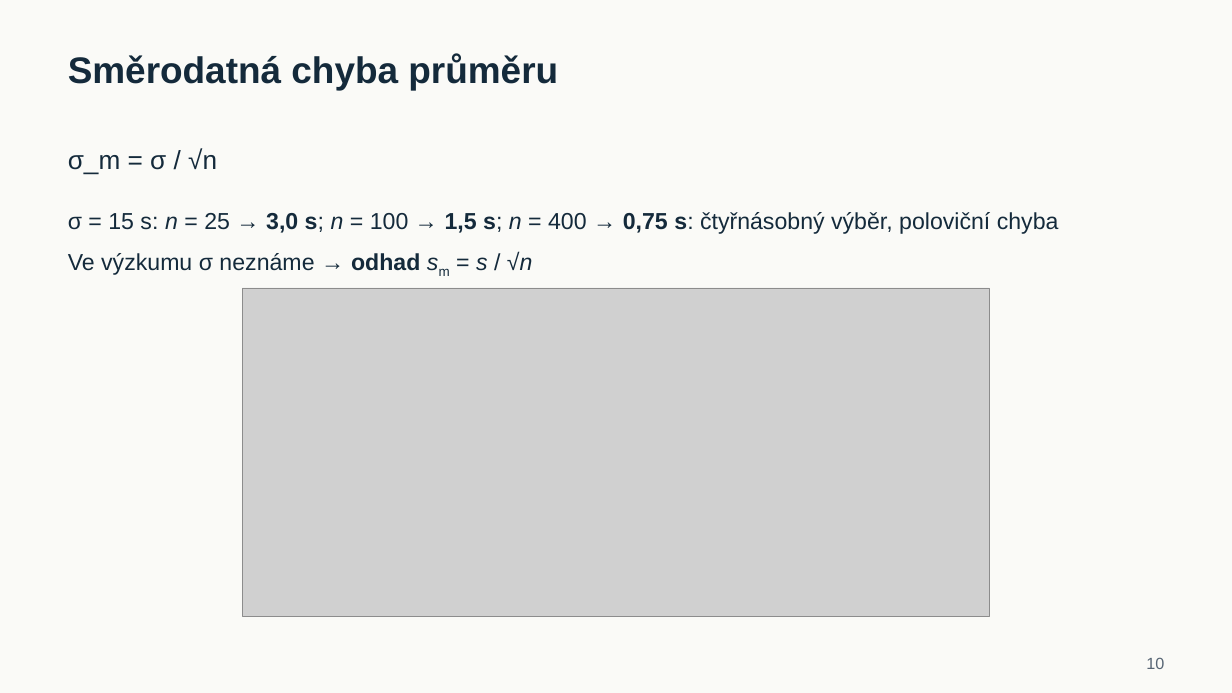
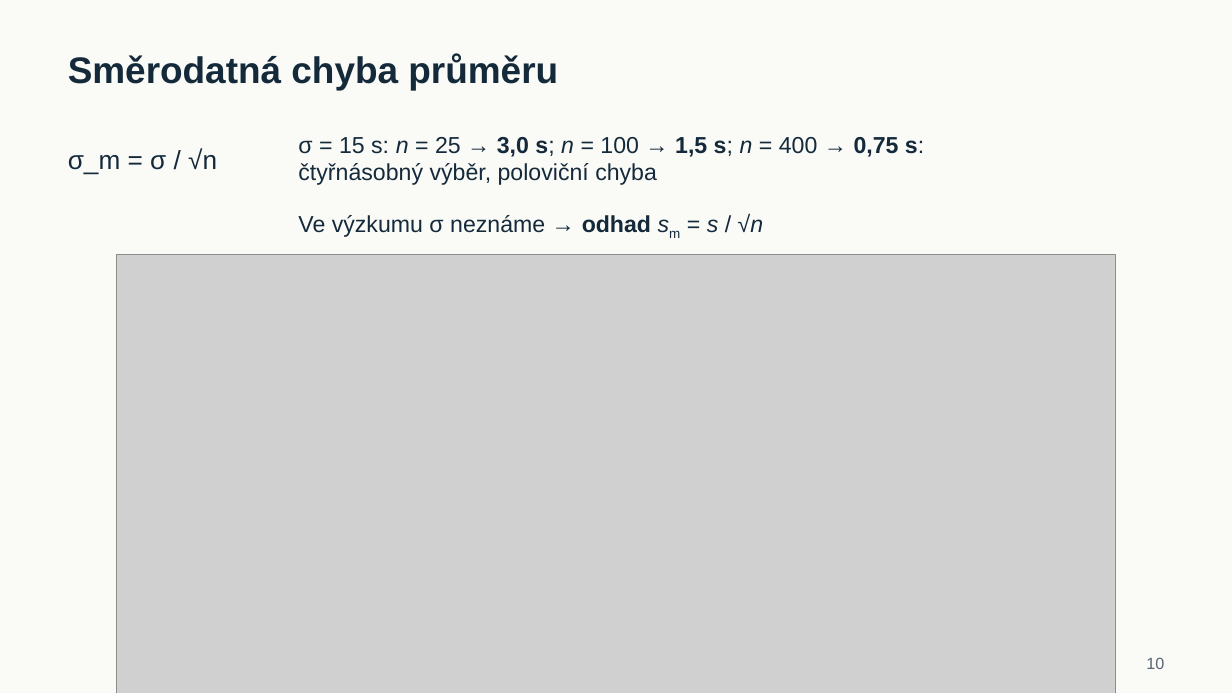
Before and after one commit to reckak/statistics-for-psychology, a slide deck: slide 10 of presentations/kapitola_06_vyberove_rozdeleni_a_testovani.pptx. Drawn at 1232x693 pixels with LibreOffice and Linux fonts; fonts in the diff are those of the drawing; grey boxes stand for pictures. Boxes give left, top, right and bottom in pixels: in the first picture for what was removed or moved away, otherwise in the second. Text is boxed around its words. In the diff, an @@ line names an element or a change of style, - is before the commit and + after.

```diff
--- a/presentations/kapitola_06_vyberove_rozdeleni_a_testovani.pptx
+++ b/presentations/kapitola_06_vyberove_rozdeleni_a_testovani.pptx
@@ text "σ = 15 s: n ..." rewrapped from (68,212,1059,234) to (298,137,924,185) @@
@@ text "Ve výzkumu σ neznáme → ...": place and size @@
-text "Ve výzkumu σ neznáme → ..." at (68,251,533,275)
+text "Ve výzkumu σ neznáme → ..." at (298,214,764,237)
@@ picture: place and size @@
-picture at (242,288,990,616)
+picture at (116,254,1115,693)
```
Also in this commit, not shown: 12 other slides changed, 5 other files.
